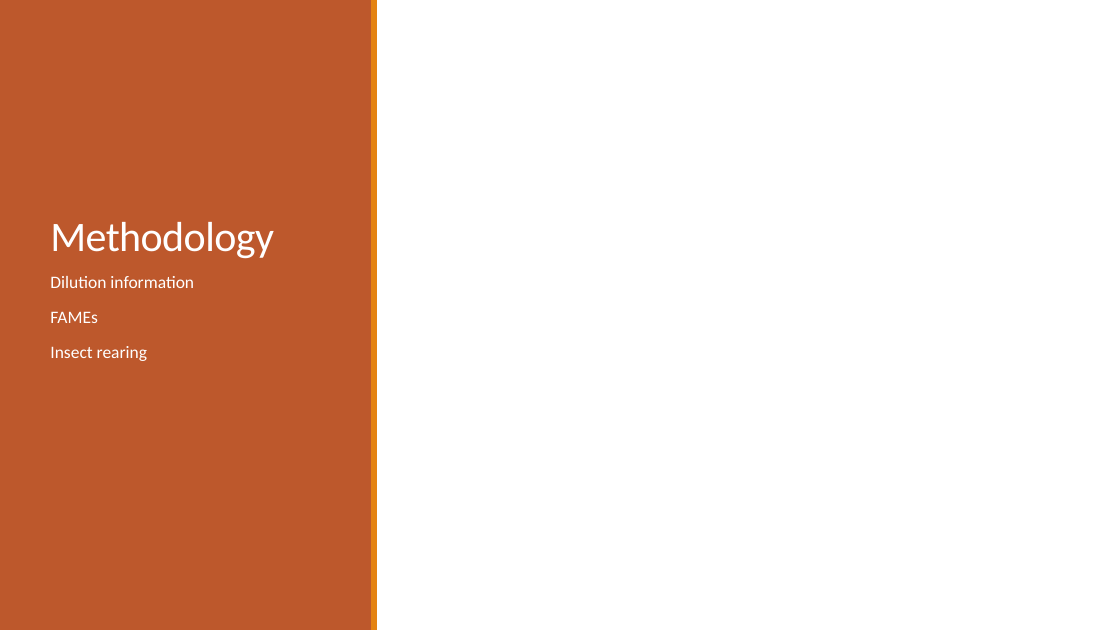
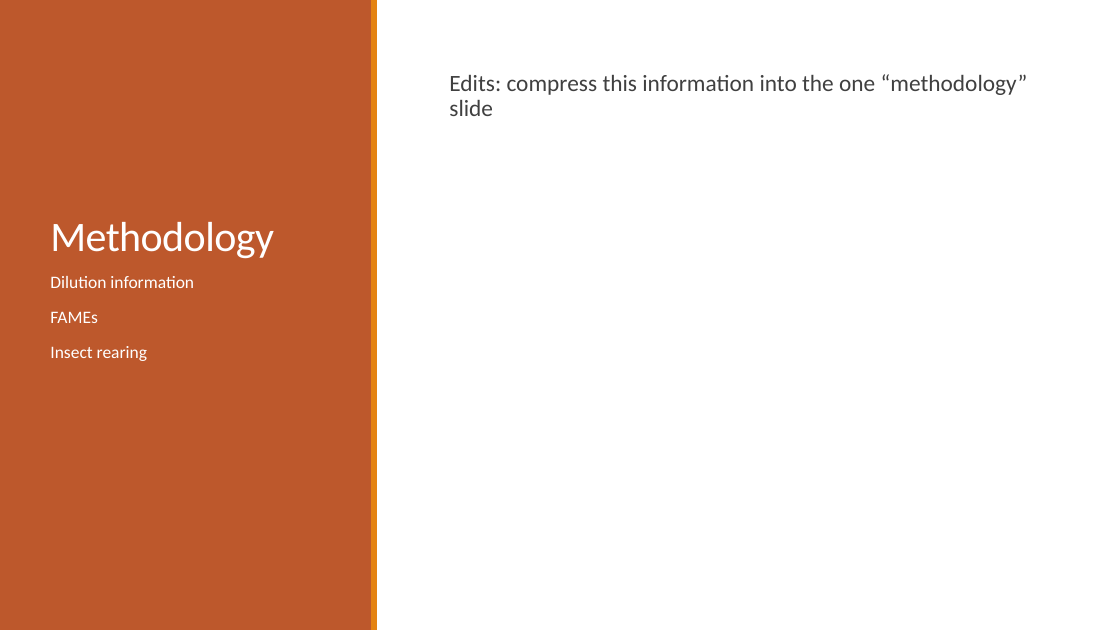
Before and after one commit to jamestbrown5/2018_Undergrad-Summer-Project, a slide deck: slide 6 of Documents/Summer Project Presentation.pptx (slide 5 before the commit). Drawn at 1120x630 pixels with LibreOffice and Linux fonts; fonts in the diff are those of the drawing. Boxes give left, top, right and bottom in pixels: in the first picture for what was removed or moved away, otherwise in the second. Text is boxed around its words. In the diff, an @@ line names an element or a change of style, - is before the commit and + after.

```diff
--- a/Documents/Summer Project Presentation.pptx
+++ b/Documents/Summer Project Presentation.pptx
@@ text added at (x1=449, y1=74, x2=1028, y2=116), 20 pt, text #404040 @@
+  Edits: compress this information into the one “methodology” slide
```
Also in this commit, not shown: 4 other slides changed, 3 slides added, 1 slide removed.
